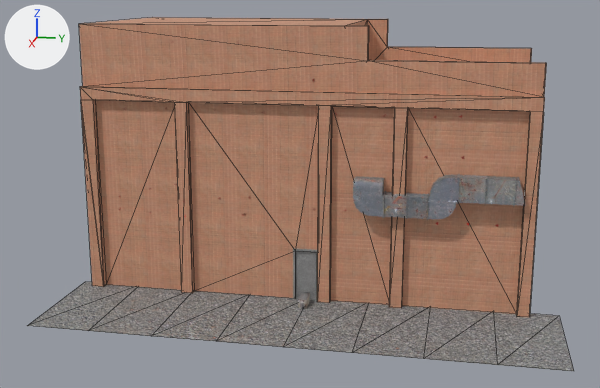
Two versions of the glTF model public/scene/scene.gltf, one commit apart.
Both versions are drawn from a 50 mm camera at (37.2, 7.0, 14.8) aimed at (-1.7, -0.8, 5.1). Lighting does not change. The marker at upper left points along +X, +Y and +Z. Mesh edges are drawn as thin lines on the coarser meshes. Objects named as collision shapes, trigger or cutter boxes, shadow casters or lower levels of detail are left out. Where no turn or scale is listed for an object, it has been applied to the vertices.
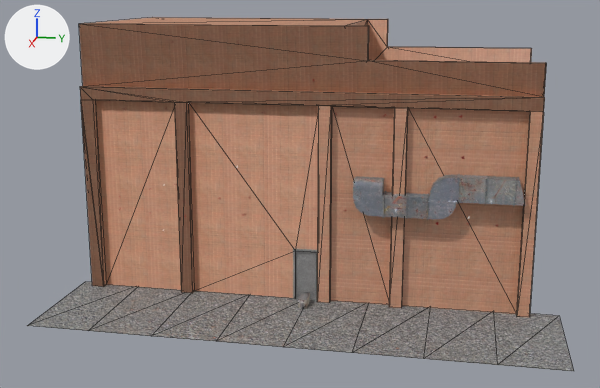
Changed parts and their boxes [x1, y1, x2, y2] in the pictures (600 x 388 px):
'mesh.001', recoloured
    both: [79, 19, 547, 298]

What the commit changed:
Picture 'wall_tex_norm_01.jpg' (img_wall_tex_norm_01_jpg) is new.
Picture 'wall_tex_011.jpg' (img_wall_tex_011_jpg) is new.
Material 'mat_building_01' (mat_mat_building_01) is new.
Uses the picture img_wall_tex_011_jpg.
Uses the picture img_wall_tex_01_jpg.
Uses the picture img_wall_tex_norm_01_jpg.
me_mesh_2 has 81 vertices, 158 faces and spans x -10.5..-0.5, y -11.4..10.4, z 0.0..13.2.
me_mesh_2 no longer uses material mat_material_1 (picture img_wall_tex_01_jpg).
me_mesh_2 now uses material mat_mat_building_01.
